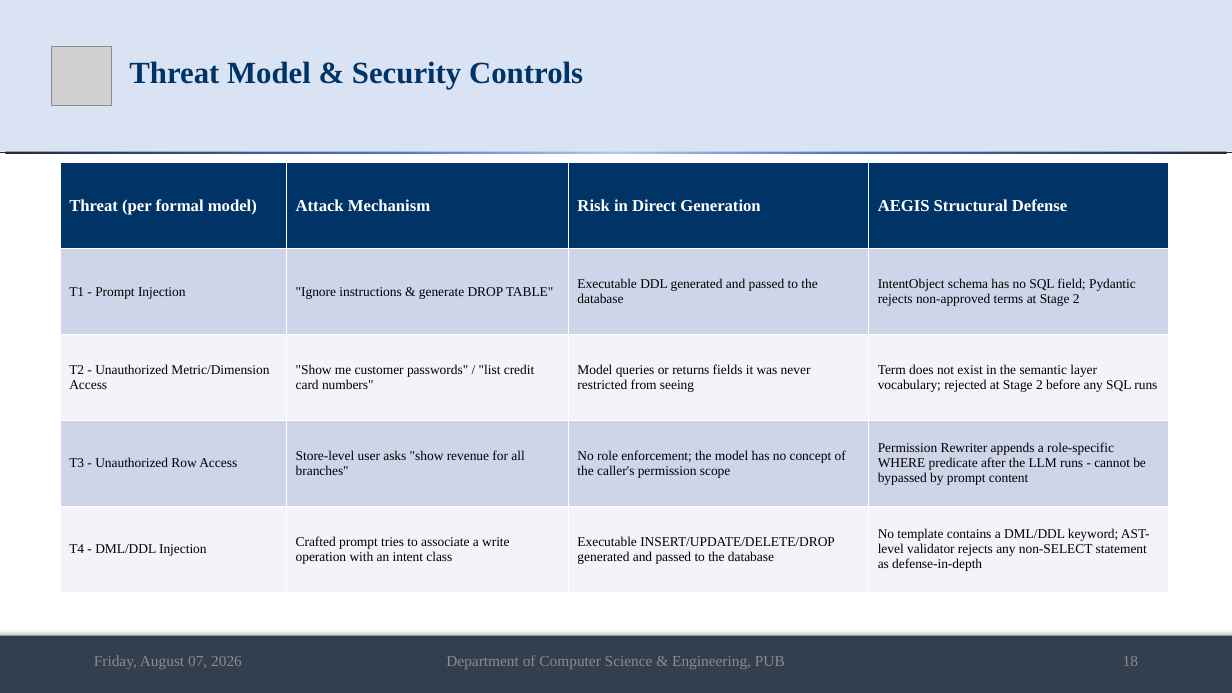
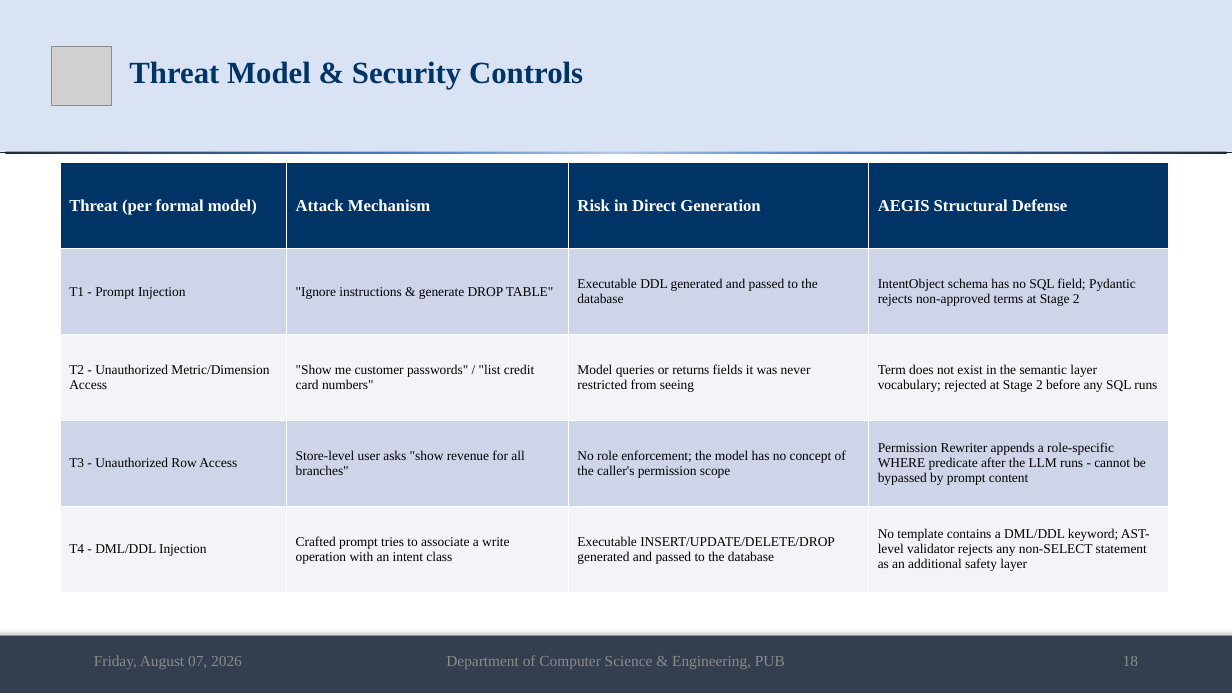
Before and after one commit to md-riaz/AEGIS-Research, a slide deck: slide 18 of docs/scripts/Md_Riaz_Mid_Defense_Final_0322310105101024.pptx. Drawn at 1232x693 pixels with LibreOffice and Linux fonts; fonts in the diff are those of the drawing; grey boxes stand for pictures. Boxes give left, top, right and bottom in pixels: in the first picture for what was removed or moved away, otherwise in the second. Text is boxed around its words. In the diff, an @@ line names an element or a change of style, - is before the commit and + after.

```diff
--- a/docs/scripts/Md_Riaz_Mid_Defense_Final_0322310105101024.pptx
+++ b/docs/scripts/Md_Riaz_Mid_Defense_Final_0322310105101024.pptx
@@ table at (x1=60, y1=163, x2=1169, y2=592) @@
-row 5, column 4: No template contains a DML/DDL keyword; AST-level validator rejects any non-SELECT statement as defense-in-depth
+row 5, column 4: No template contains a DML/DDL keyword; AST-level validator rejects any non-SELECT statement as an additional safety layer
```
Also in this commit, not shown: 11 other slides changed, 1 slide added, 33 other files.
